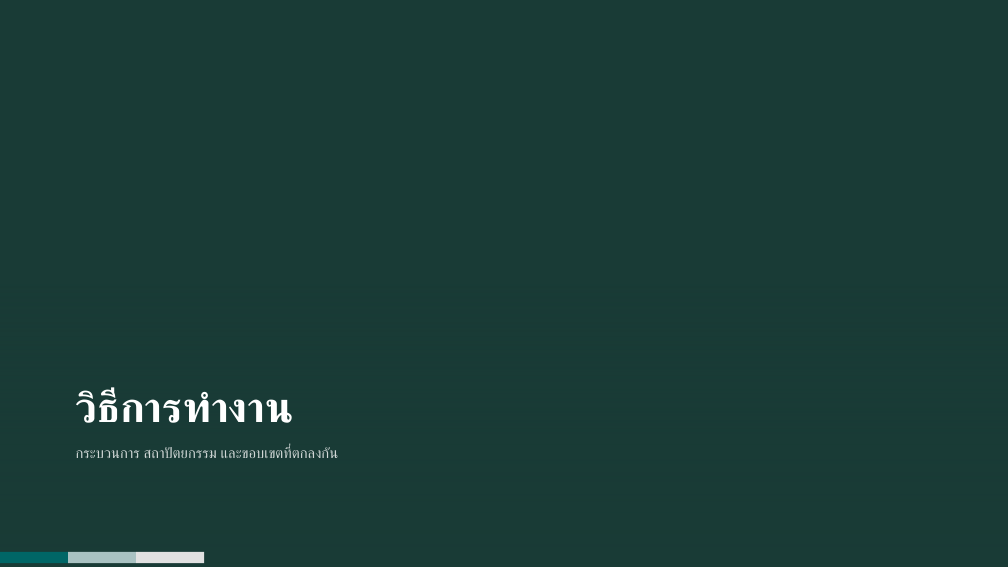
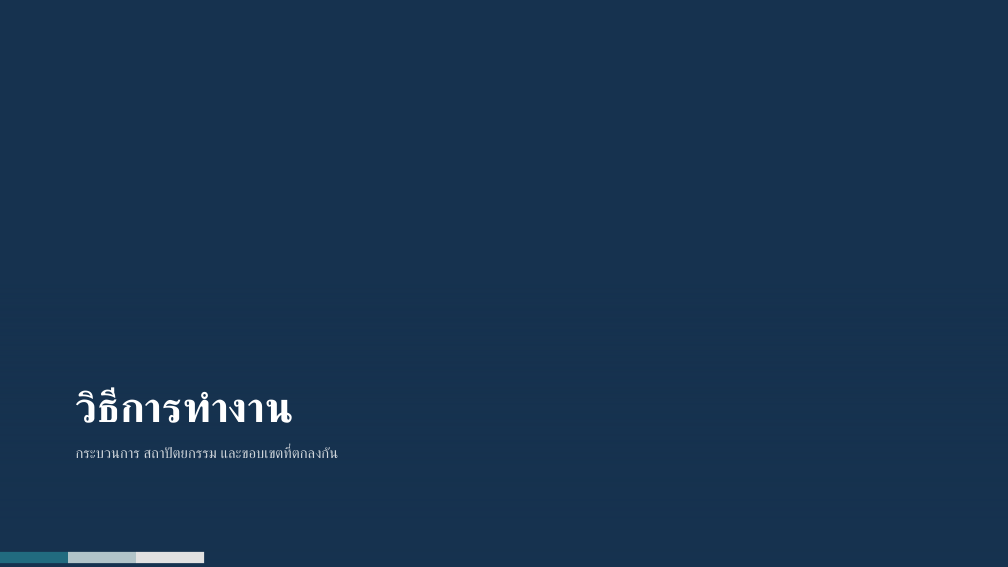
Before and after one commit to rofthanakrit-maker/nct-design-system, a slide deck: slide 9 of NCT-Slide-Template-Corp-Demo.pptx. Drawn at 1008x567 pixels with LibreOffice and Linux fonts; fonts in the diff are those of the drawing. Boxes give left, top, right and bottom in pixels: in the first picture for what was removed or moved away, otherwise in the second. Text is boxed around its words. In the diff, an @@ line names an element or a change of style, - is before the commit and + after.

```diff
--- a/NCT-Slide-Template-Corp-Demo.pptx
+++ b/NCT-Slide-Template-Corp-Demo.pptx
@@ background #193B36 to #16324F @@
@@ rectangle at (0, 284, 1008, 567): fill gradient #193B36 to gradient #16324F @@
@@ rectangle at (0, 552, 68, 563): fill #006666 to #216B7F @@
@@ rectangle at (68, 552, 136, 563): fill #A9C2C2 to #B1C4C9 @@
```
Also in this commit, not shown: 19 other slides changed, 40 other files.
